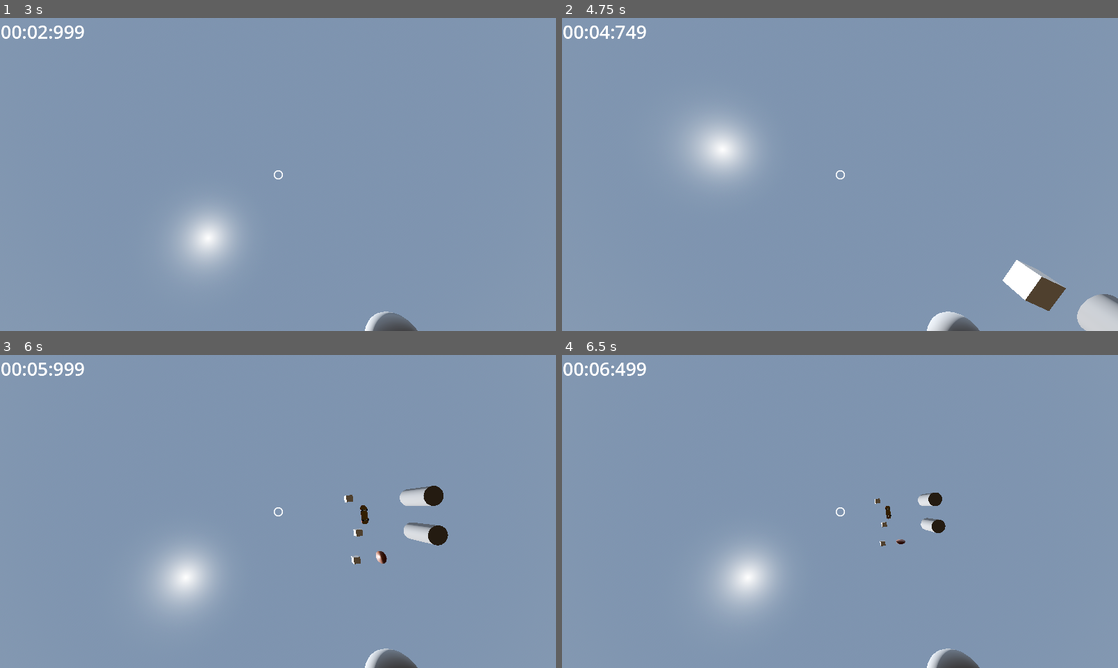
Above: before the commit, frames 1-4 (two rows, left to right).
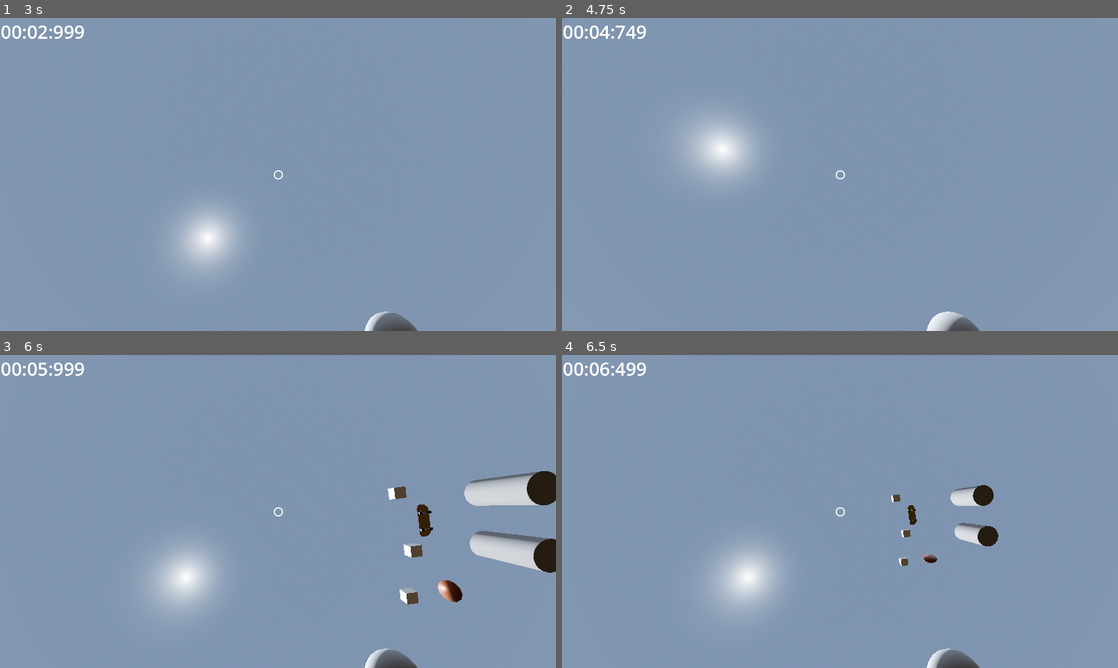
Above: after the commit, the same moments.

Repository: MattCharles/Dreams
Game: Godot game, scene res://Scenes/test.tscn
Same seed, same stepped clock (60 frames per second), same inputs: the game is played once before the commit and once after it. This scene is started directly instead of the project's main scene. The engine's default icon, where the game draws it, is replaced by a stand-in: a white triangle on a blue panel in a dark square. Sound files missing from this copy of the repository are replaced by a short silence.
Inputs (mouse positions are in pixels of both pictures, inside the frame that each line leads up to):
- Up to frame 1 (3 s): move the mouse to (250, 237) at 0.52 s; hold W (forward) 0.53-2.78 s; tap Space (jump) at 0.6, 0.77, 1.07, 1.52, 1.55, 1.82, 2.3, 2.85 s; click (250, 237) at 0.67 s; move the mouse to (316, 177) at 1.27 s; click (316, 177) at 1.35 s; tap Enter at 2 s; move the mouse to (233, 171) at 2.02 s; hold Shift (sprint) 2.03-2.78 s; move the mouse to (283, 174) at 2.77 s; hold A (left) from 2.78 s (still down); click (283, 174) at 2.92 s
- Up to frame 2 (4.75 s): tap Space (jump) at 3.02, 3.32, 3.5, 3.77, 3.8, 4.07, 4.52, 4.55 s; move the mouse to (817, 168) at 3.52 s; release A (left) at 3.53 s; press the mouse at (817, 168) at 3.53 s; hold W (forward) from 3.53 s (still down); move the mouse to (867, 174) at 4.27 s; release the mouse at (867, 174) at 4.28 s; tap Shift (sprint) at 4.35 s
- Up to frame 3 (6 s): tap Space (jump) at 4.82, 5.1 s; move the mouse to (250, 511) at 5.02 s; click (250, 511) at 5.17 s; tap Enter at 5.75 s; move the mouse to (289, 505) at 5.77 s; release W (forward) at 5.78 s; hold D (right) from 5.78 s (still down); click (289, 505) at 5.85 s
- Up to frame 4 (6.5 s): keep holding D (right); tap Space (jump) at 6.02, 6.05, 6.32 s

Frame 1 is identical in both runs. In frame 2, 1.7% of the frame differs, in the area x 79-100%, y 77-100%; in frame 3, 4.7%, in the area x 61-100%, y 37-80%; in frame 4, 1.5%.
Error in both runs: Invalid access to property or key 'position' on a base object of type 'null instance'. (res://Scenes/test.gd:14)

Commit message:
Added coyote time

Diff:
--- a/Scripts/player.gd
+++ b/Scripts/player.gd
@@ -64,6 +64,8 @@
 var lastWalkingSfxPosition = 0;
 var noise:= false
 var num_jumps := 1
+const COYOTE_LIMIT := .5
+var airtime := 0.0
 
 func _ready():
 	grapple_cast.target_position *= GRAPPLE_DISTANCE
@@ -115,7 +117,7 @@
 			num_air_jumps -= 1
 			return true
 		else:
-			return false
+			return airtime < COYOTE_LIMIT
 	return true
 
 
@@ -129,7 +131,11 @@
 		position_link(chain_links[i], i+1, links_in_chain)
 	# Add the gravity.
 	if not is_on_floor():
+		airtime += delta
 		velocity.y -= gravity * delta
+	else:
+		num_air_jumps = 2
+		airtime = 0.0
 
 	if Input.is_action_just_pressed("cancel_hook"):
 		if grapple_chain_is_out:
